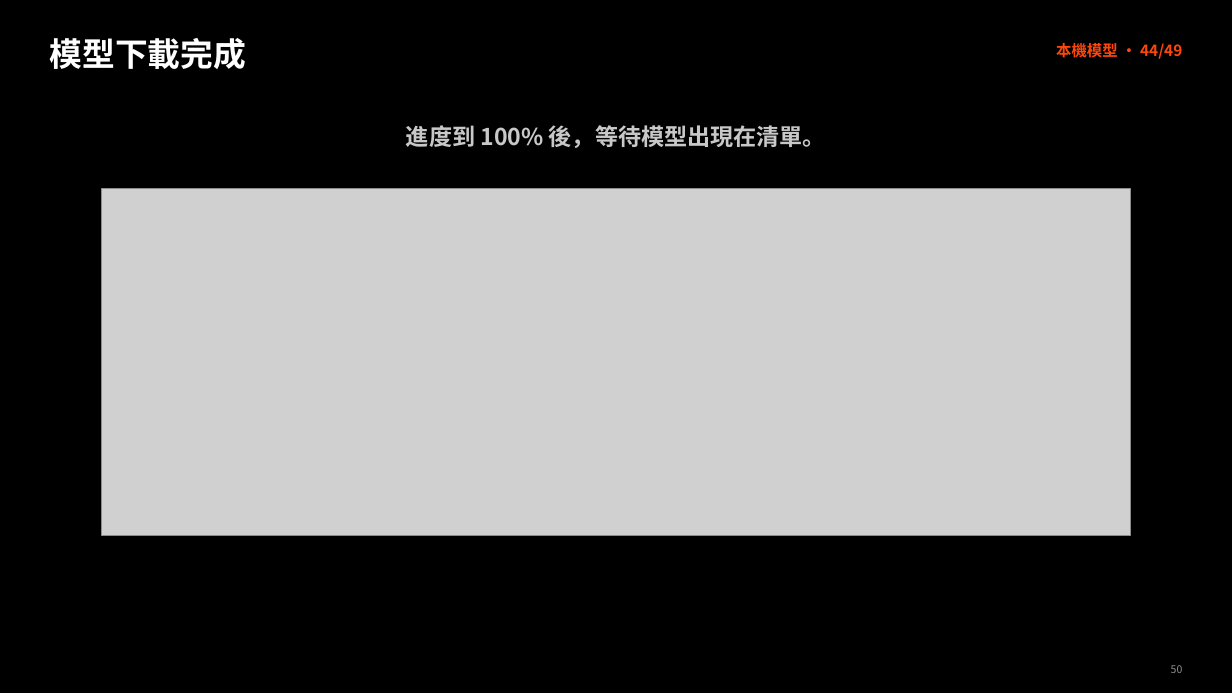
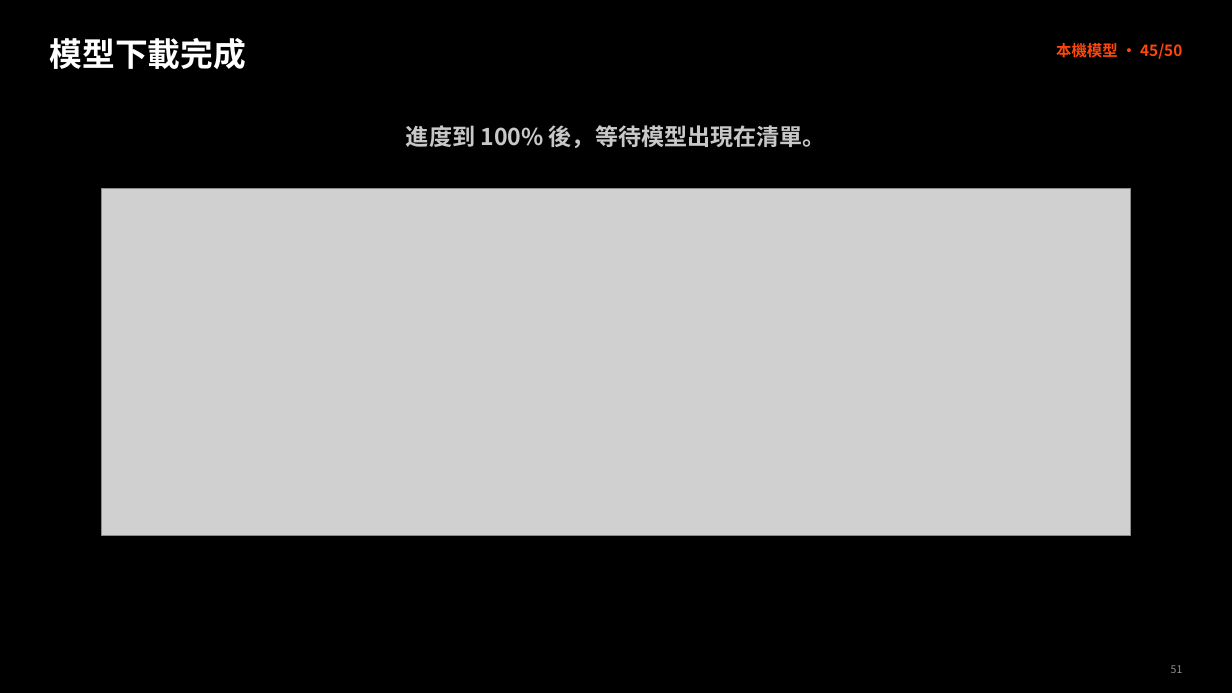
Before and after one commit to lee0401g/project-delivery_3LM, a slide deck: slide 51 of 地端AI建置實作.pptx (slide 50 before the commit). Drawn at 1232x693 pixels with LibreOffice and Linux fonts; fonts in the diff are those of the drawing; grey boxes stand for pictures. Boxes give left, top, right and bottom in pixels: in the first picture for what was removed or moved away, otherwise in the second. Text is boxed around its words. In the diff, an @@ line names an element or a change of style, - is before the commit and + after.

```diff
--- a/地端AI建置實作.pptx
+++ b/地端AI建置實作.pptx
@@ text at [1056, 43, 1182, 59]: text changed @@
-本機模型 · 44/49
+本機模型 · 45/50
@@ text at [1171, 665, 1183, 673]: text changed @@
-50
+51
```
Also in this commit, not shown: 51 other slides changed, 4 slides added, 2 slides removed, 2 other files.
